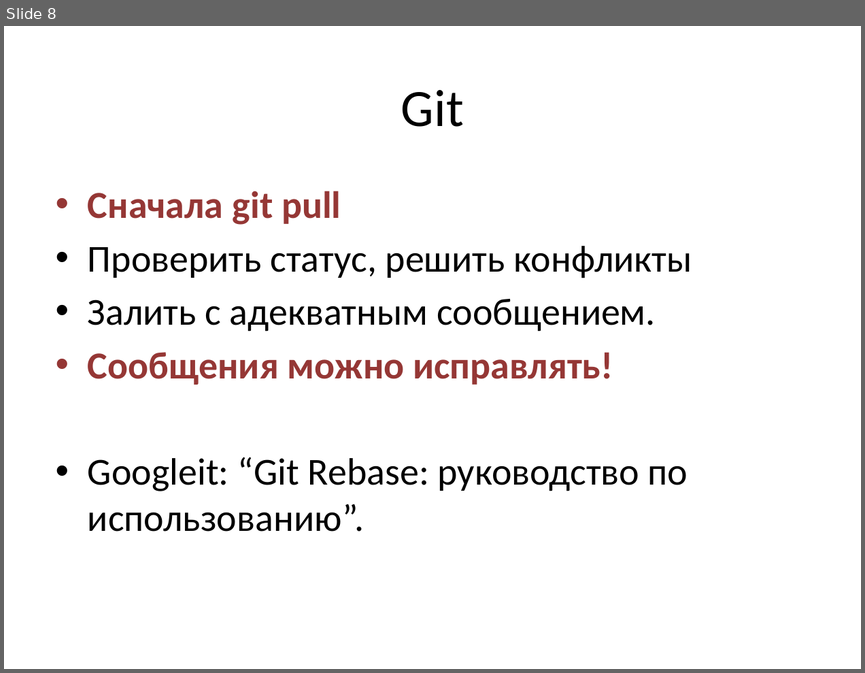
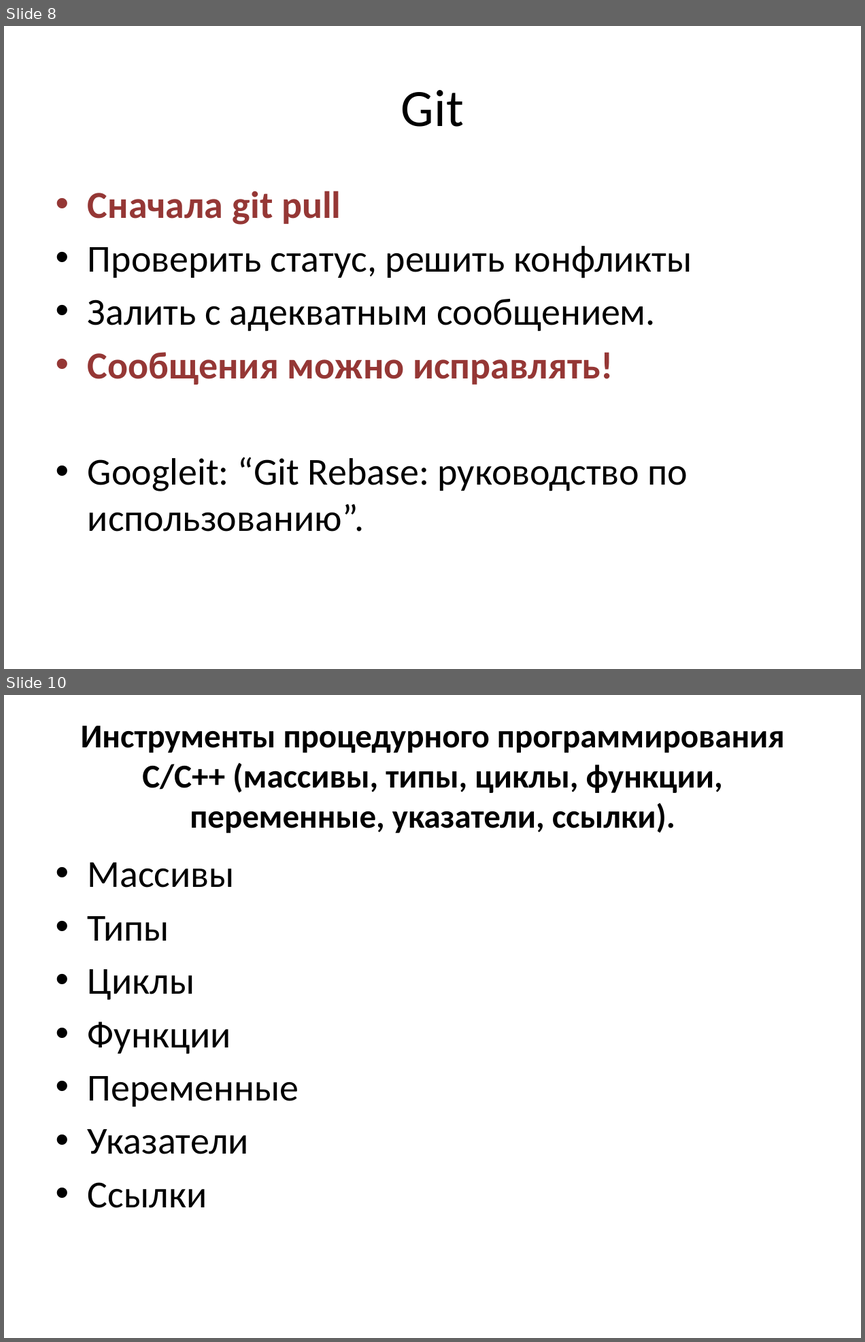
Before and after one commit to tscherkas/cpp_craft_1013, a slide deck: lections/cpp_craft_lec_1_part_1.pptx. Shown one above the other, each under a label of ours: slide 8 before the commit, slides 8 and 10 after it; the slides between them are not shown. The pictures are 865x673 and 865x1342 pixels, drawn with LibreOffice and Linux fonts; fonts in the diff are those of the drawing. Boxes give left, top, right and bottom in pixels: in the first picture for what was removed or moved away, otherwise in the second. Text is boxed around its words. In the diff, an @@ line names an element or a change of style, - is before the commit and + after.

```diff
--- a/lections/cpp_craft_lec_1_part_1.pptx
+++ b/lections/cpp_craft_lec_1_part_1.pptx
@@ slide 10 added at <box>4,695,861,1338</box>, background #FFFFFF @@
@@ title added at <box>81,726,785,833</box>, 28 pt, text #000000, bold @@
+Инструменты процедурного программирования С/С++ (массивы, типы, циклы, функции, переменные, указатели, ссылки).
@@ text added at <box>88,862,298,1208</box>, 32 pt, text #000000 @@
+• Массивы
+• Типы
+• Циклы
+• Функции
+• Переменные
+• Указатели
+• Ссылки
```
Also in this commit, not shown: 17 other slides added.
